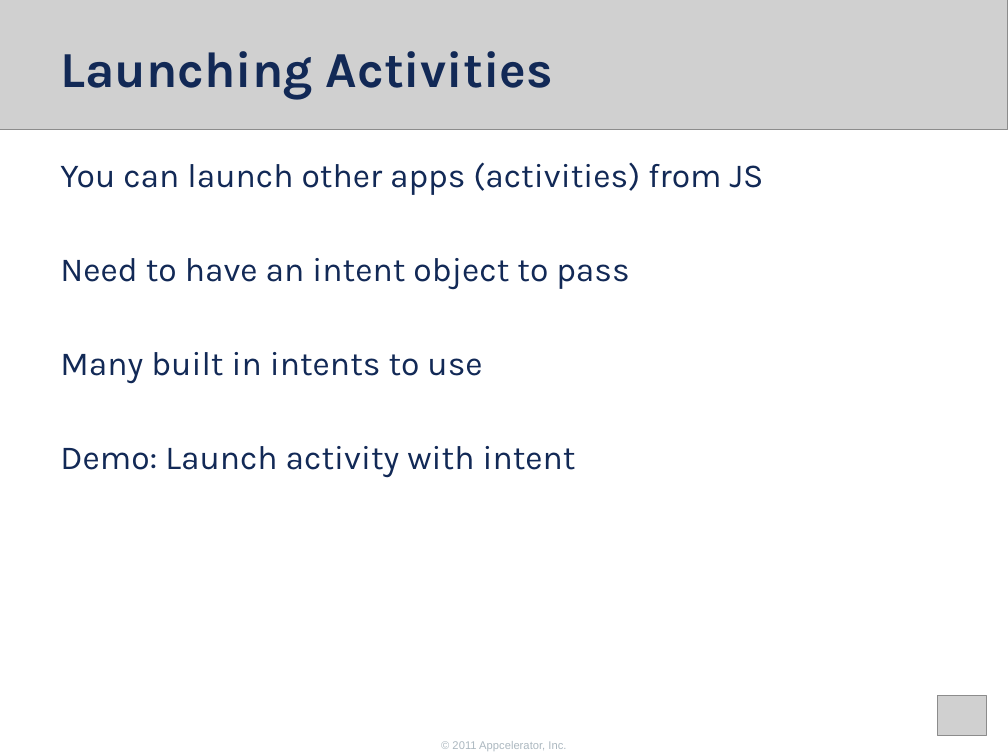
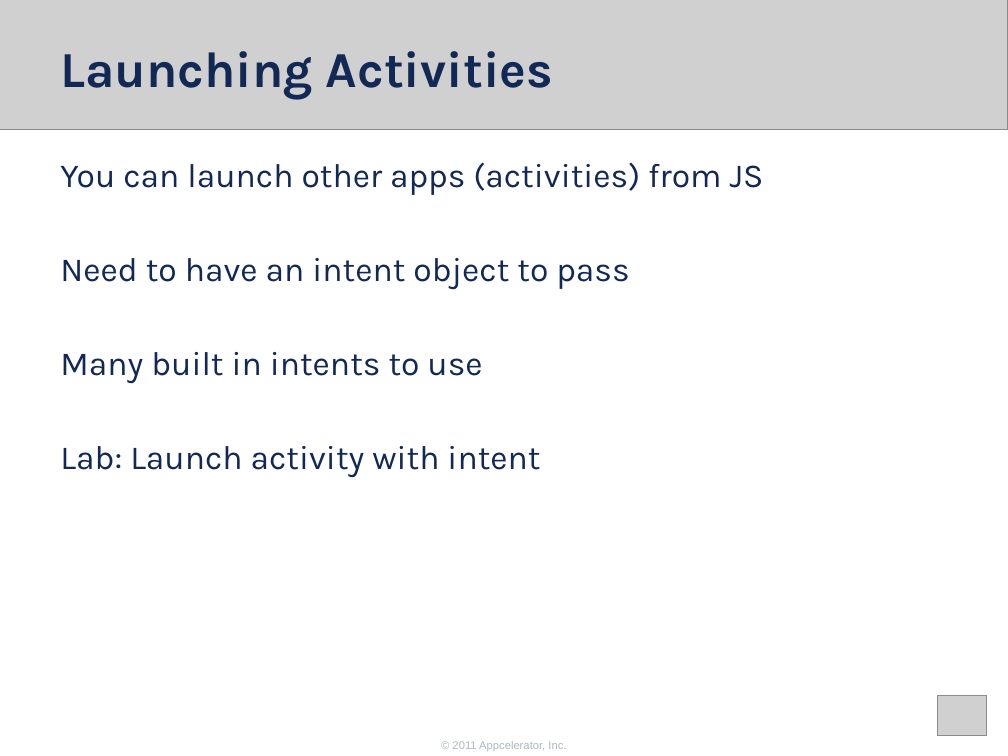
Before and after one commit to appcelerator-forks/appcelerator-training.tcmd_certification, a slide deck: slide 22 of 350.pptx. Drawn at 1008x756 pixels with LibreOffice and Linux fonts; fonts in the diff are those of the drawing; grey boxes stand for pictures; background and template pictures are left out. Boxes give left, top, right and bottom in pixels: in the first picture for what was removed or moved away, otherwise in the second. Text is boxed around its words. In the diff, an @@ line names an element or a change of style, - is before the commit and + after.

```diff
--- a/350.pptx
+++ b/350.pptx
@@ text at box(60, 446, 540, 478): text changed @@
-Demo: Launch activity with intent
+Lab: Launch activity with intent
```
Also in this commit, not shown: 1 other slide changed.
